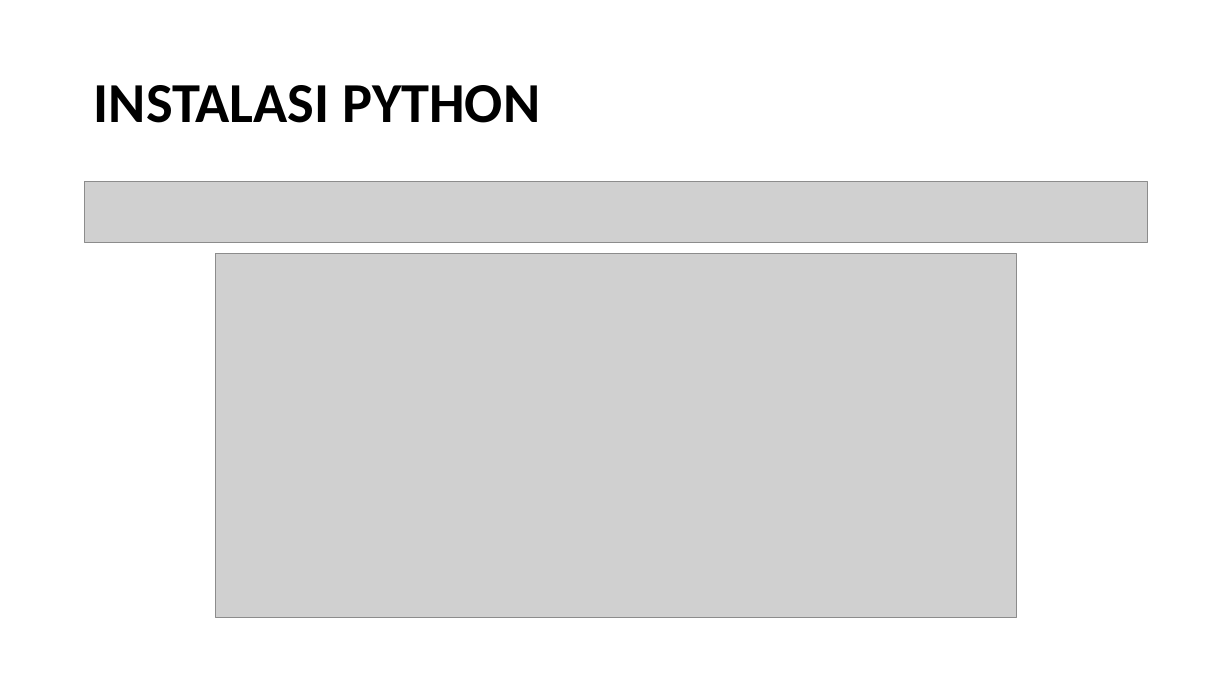
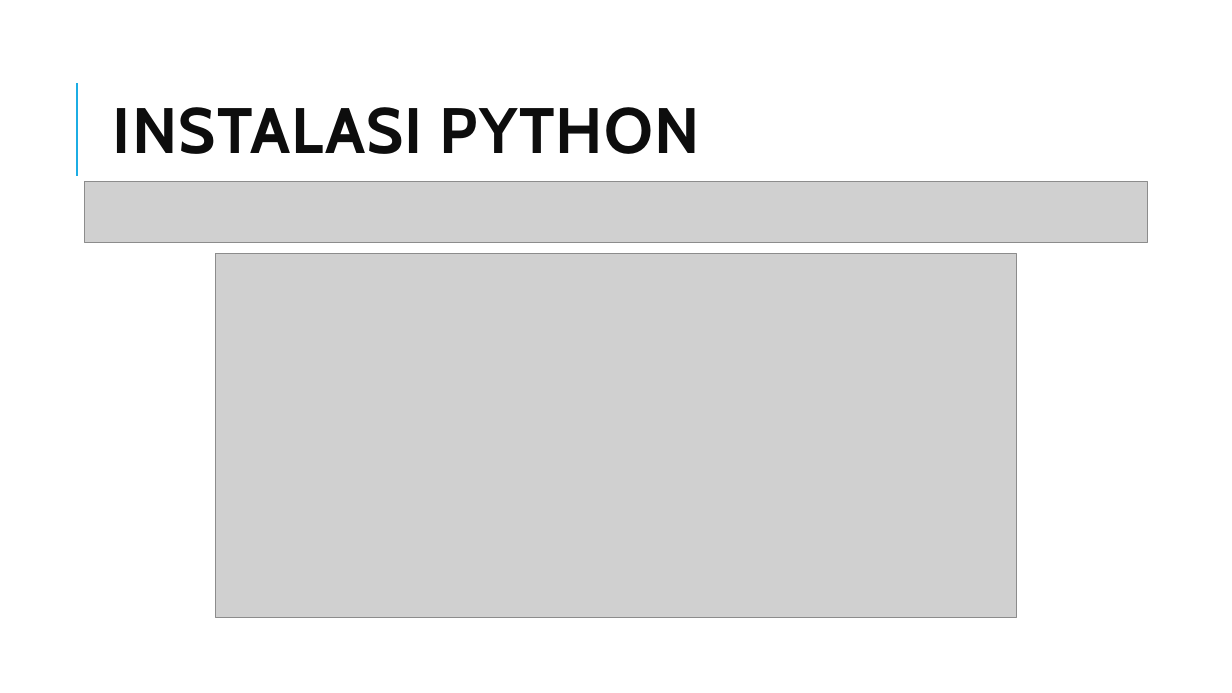
Before and after one commit to gunturadil/Deep-Learning_Guntur-Adil, a slide deck: slide 3 of Bahan ppt_Deep Learnin (dasar python)_Guntur Adil A.pptx (slide 2 before the commit). Drawn at 1232x693 pixels with LibreOffice and Linux fonts; fonts in the diff are those of the drawing; grey boxes stand for pictures. Boxes give left, top, right and bottom in pixels: in the first picture for what was removed or moved away, otherwise in the second. Text is boxed around its words. In the diff, an @@ line names an element or a change of style, - is before the commit and + after.

```diff
--- a/Bahan ppt_Deep Learnin (dasar python)_Guntur Adil A.pptx
+++ b/Bahan ppt_Deep Learnin (dasar python)_Guntur Adil A.pptx
@@ title "INSTALASI PYTHON": place and size @@
-title "INSTALASI PYTHON" at (94,85,540,123)
+title "INSTALASI PYTHON" at (113,107,700,154)
@@ title "INSTALASI PYTHON" at (113,107,700,154): size 44 to 50 pt, font Calibri to Cabin, text colour #000000 to #0D0D0D, letter spacing 0 to 1 pt; line spacing 0.9 to 0.8 @@
@@ line added from (77, 176) to (77, 83), #1CADE4 1.5 pt @@
```
Also in this commit, not shown: 18 other slides changed, 9 slides added, 4 slides removed.
